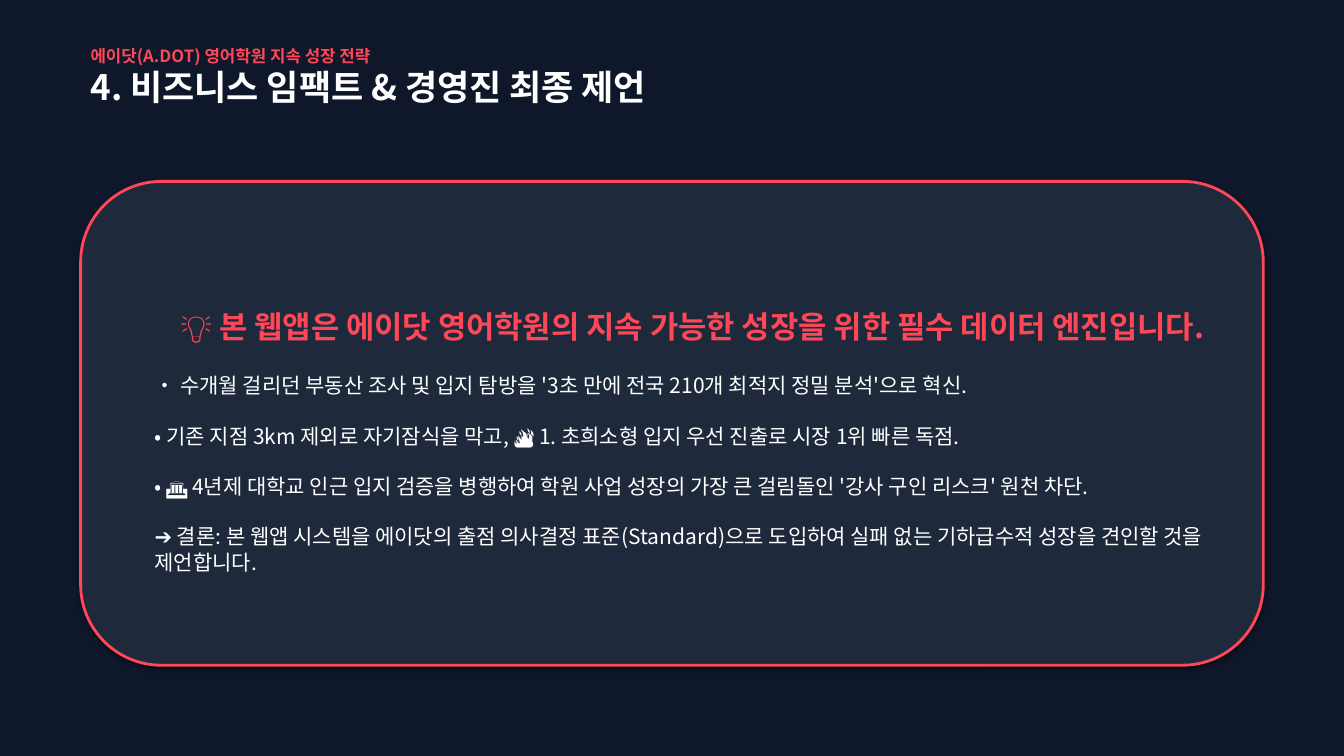
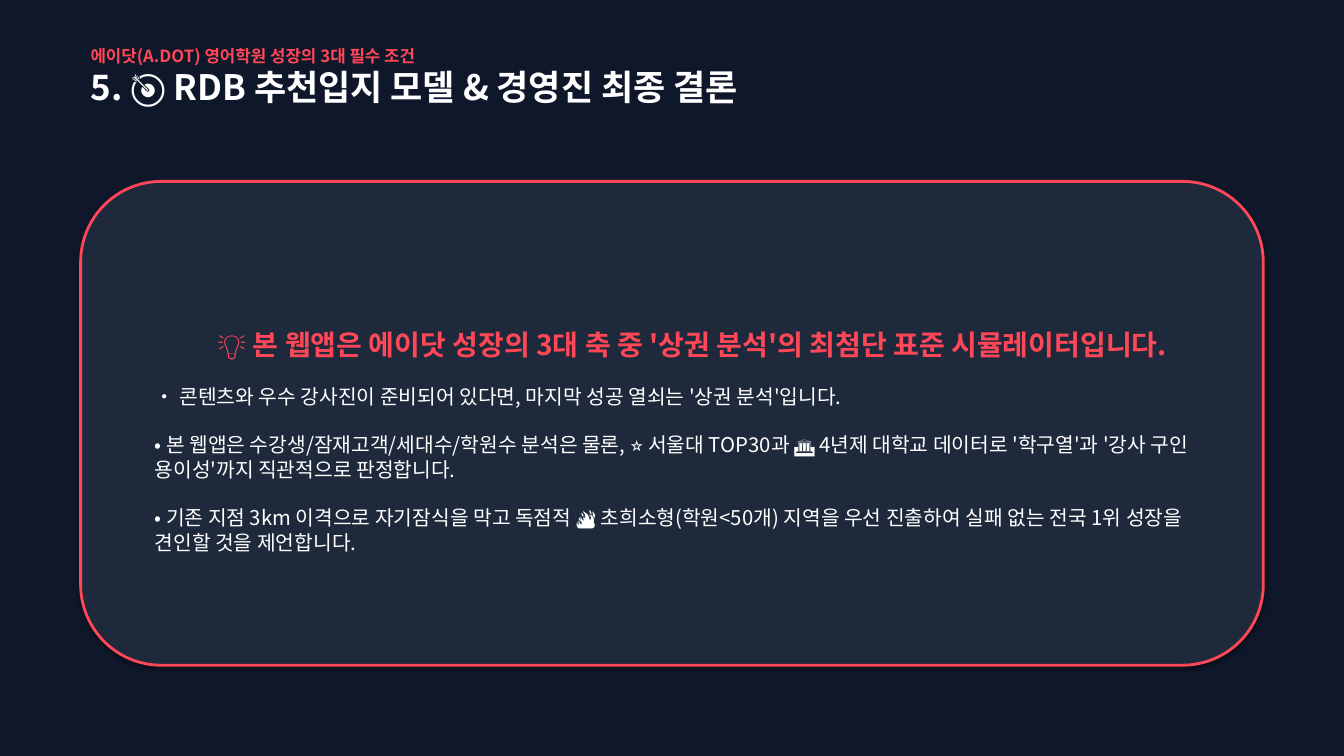
Before and after one commit to adotoperation/adotinformationmap, a slide deck: slide 6 of adot_expansion_presentation.pptx (slide 5 before the commit). Drawn at 1344x756 pixels with LibreOffice and Linux fonts; fonts in the diff are those of the drawing. Boxes give left, top, right and bottom in pixels: in the first picture for what was removed or moved away, otherwise in the second. Text is boxed around its words. In the diff, an @@ line names an element or a change of style, - is before the commit and + after.

```diff
--- a/adot_expansion_presentation.pptx
+++ b/adot_expansion_presentation.pptx
@@ text at [91, 48, 737, 104]: text changed @@
-에이닷(A.DOT) 영어학원 지속 성장 전략
-4. 비즈니스 임팩트 & 경영진 최종 제언
+에이닷(A.DOT) 영어학원 성장의 3대 필수 조건
+5. 🎯 RDB 추천입지 모델 & 경영진 최종 결론
@@ text in rounded rectangle at [155, 331, 1188, 552]: text changed; size 15 to 14.5 pt @@
-💡 본 웹앱은 에이닷 영어학원의 지속 가능한 성장을 위한 필수 데이터 엔진입니다.
-• 수개월 걸리던 부동산 조사 및 입지 탐방을 '3초 만에 전국 210개 최적지 정밀 분석'으로 혁신.
-• 기존 지점 3km 제외로 자기잠식을 막고, 🔥 1. 초희소형 입지 우선 진출로 시장 1위 빠른 독점.
-• 🏛️ 4년제 대학교 인근 입지 검증을 병행하여 학원 사업 성장의 가장 큰 걸림돌인 '강사 구인 리스크' 원천 차단.
-➔ 결론: 본 웹앱 시스템을 에이닷의 출점 의사결정 표준(Standard)으로 도입하여 실패 없는 기하급수적 성장을 견인할 것을 제언합니다.
+💡 본 웹앱은 에이닷 성장의 3대 축 중 '상권 분석'의 최첨단 표준 시뮬레이터입니다.
+• 콘텐츠와 우수 강사진이 준비되어 있다면, 마지막 성공 열쇠는 '상권 분석'입니다.
+• 본 웹앱은 수강생/잠재고객/세대수/학원수 분석은 물론, ⭐ 서울대 TOP30과 🏛️ 4년제 대학교 데이터로 '학구열'과 '강사 구인 용이성'까지 직관적으로 판정합니다.
+• 기존 지점 3km 이격으로 자기잠식을 막고 독점적 🔥 초희소형(학원<50개) 지역을 우선 진출하여 실패 없는 전국 1위 성장을 견인할 것을 제언합니다.
```
Also in this commit, not shown: 3 other slides changed, 2 slides added, 1 slide removed, 1 other file.
